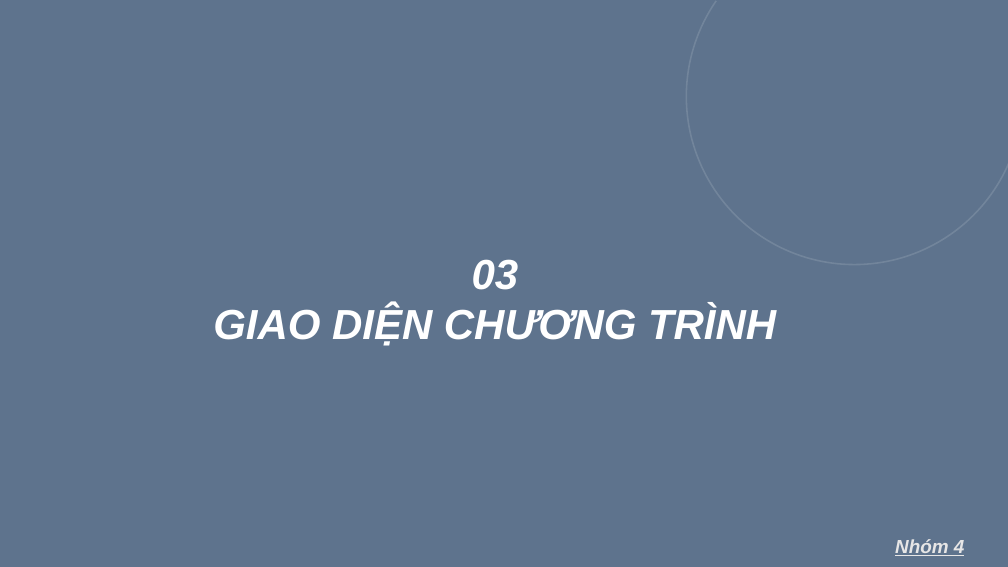
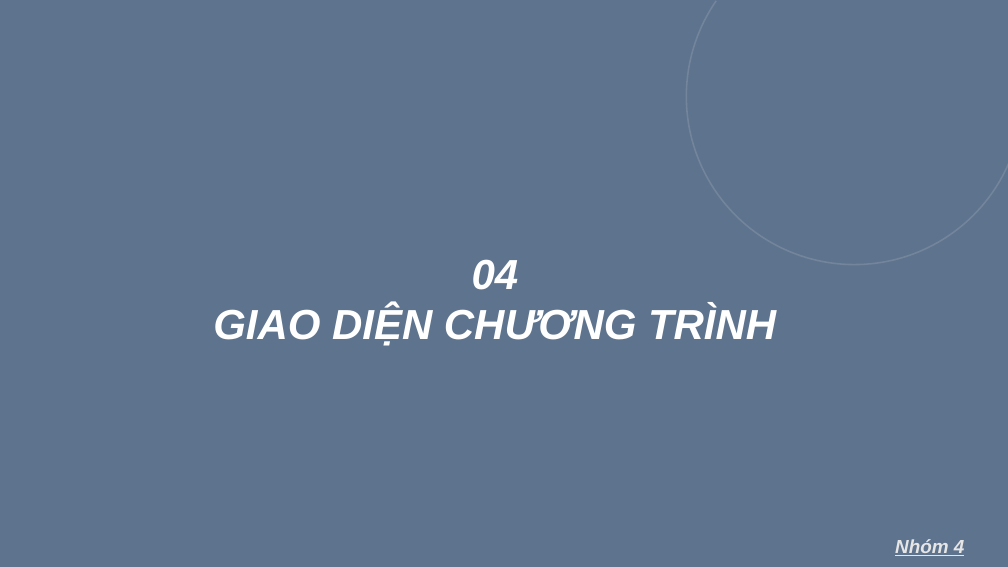
Before and after one commit to Phong940253/knowledge-base-system-excercise-3, a slide deck: slide 7 of BaoCao/DarkSouls_BaoCaoTriTueNhanTao.pptx (slide 6 before the commit). Drawn at 1008x567 pixels with LibreOffice and Linux fonts; fonts in the diff are those of the drawing; background and template pictures are left out; a plain dark background stands for a picture behind light text. Boxes give left, top, right and bottom in pixels: in the first picture for what was removed or moved away, otherwise in the second. Text is boxed around its words. In the diff, an @@ line names an element or a change of style, - is before the commit and + after.

```diff
--- a/BaoCao/DarkSouls_BaoCaoTriTueNhanTao.pptx
+++ b/BaoCao/DarkSouls_BaoCaoTriTueNhanTao.pptx
@@ text at [472,259,519,290]: text changed @@
-03
+04
```
Also in this commit, not shown: 3 other slides changed, 1 slide added, 1 other file.
